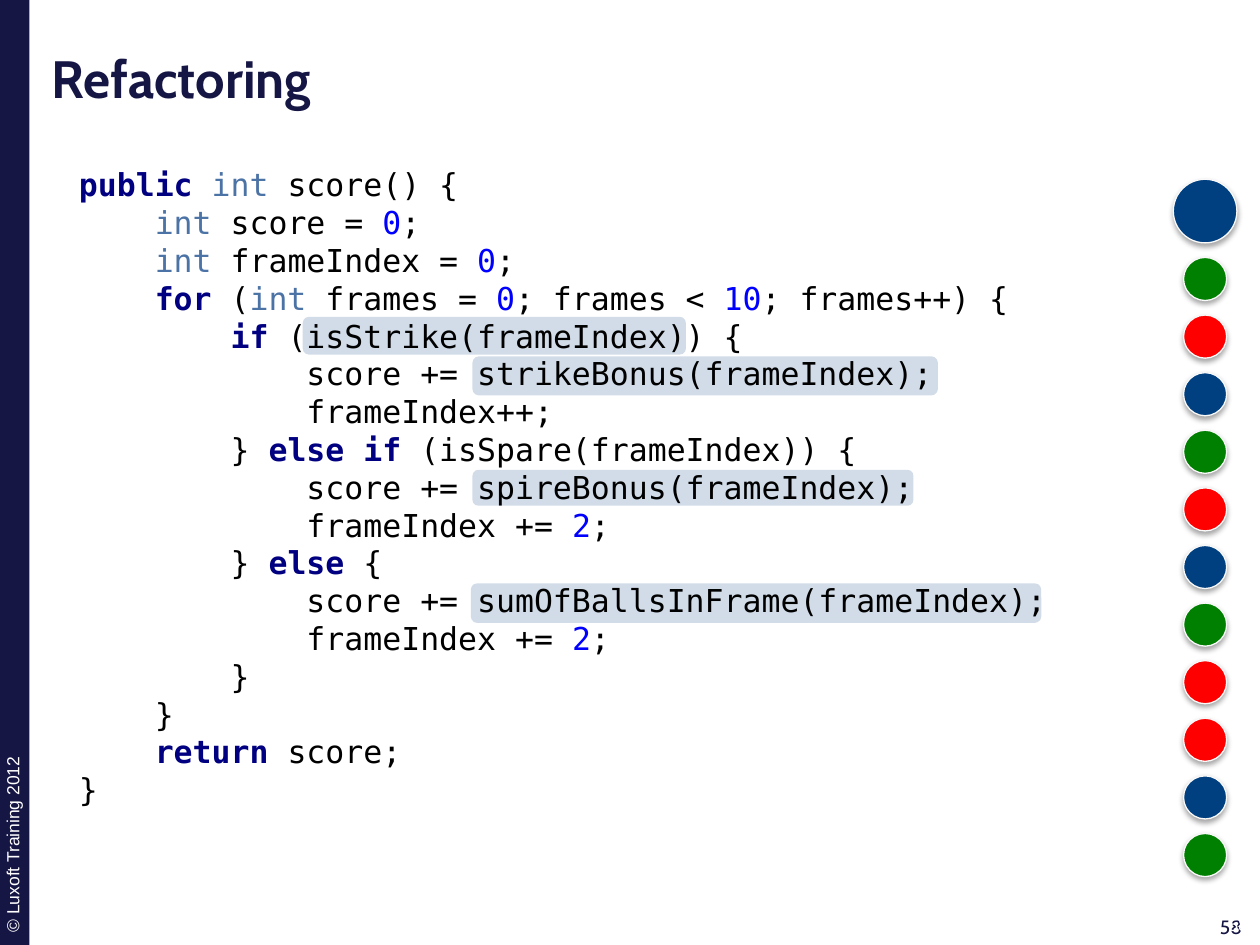
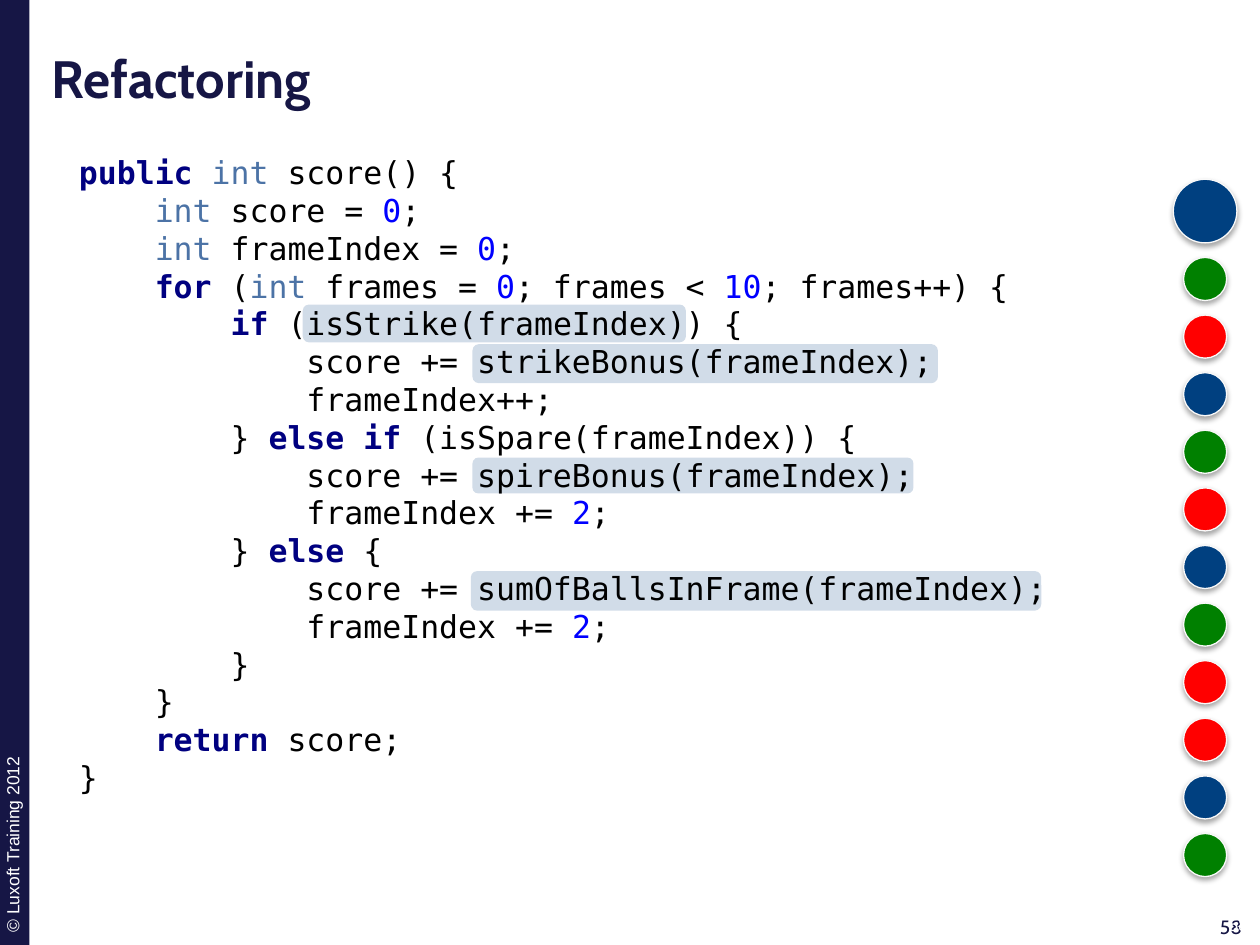
Before and after one commit to ivan-dyachenko/Trainings, a slide deck: slide 58 of Test Driven Development/materials/pptx/1. TDD-Introduction.pptx. Drawn at 1260x945 pixels with LibreOffice and Linux fonts; fonts in the diff are those of the drawing; background and template pictures are left out. Boxes give left, top, right and bottom in pixels: in the first picture for what was removed or moved away, otherwise in the second. Text is boxed around its words. In the diff, an @@ line names an element or a change of style, - is before the commit and + after.

```diff
--- a/Test Driven Development/materials/pptx/1. TDD-Introduction.pptx
+++ b/Test Driven Development/materials/pptx/1. TDD-Introduction.pptx
@@ rounded rectangle: place and size @@
-rounded rectangle at (472, 357, 937, 396)
+rounded rectangle at (472, 344, 937, 383)
@@ rounded rectangle: place and size @@
-rounded rectangle at (472, 470, 914, 505)
+rounded rectangle at (472, 457, 914, 493)
@@ 2 rounded rectangles, 1 text: place and size @@
-2 rounded rectangles, 1 text at (79, 171, 1046, 768)
+2 rounded rectangles, 1 text at (79, 158, 1046, 756)
```
Also in this commit, not shown: 22 other slides changed, 7 other files.
